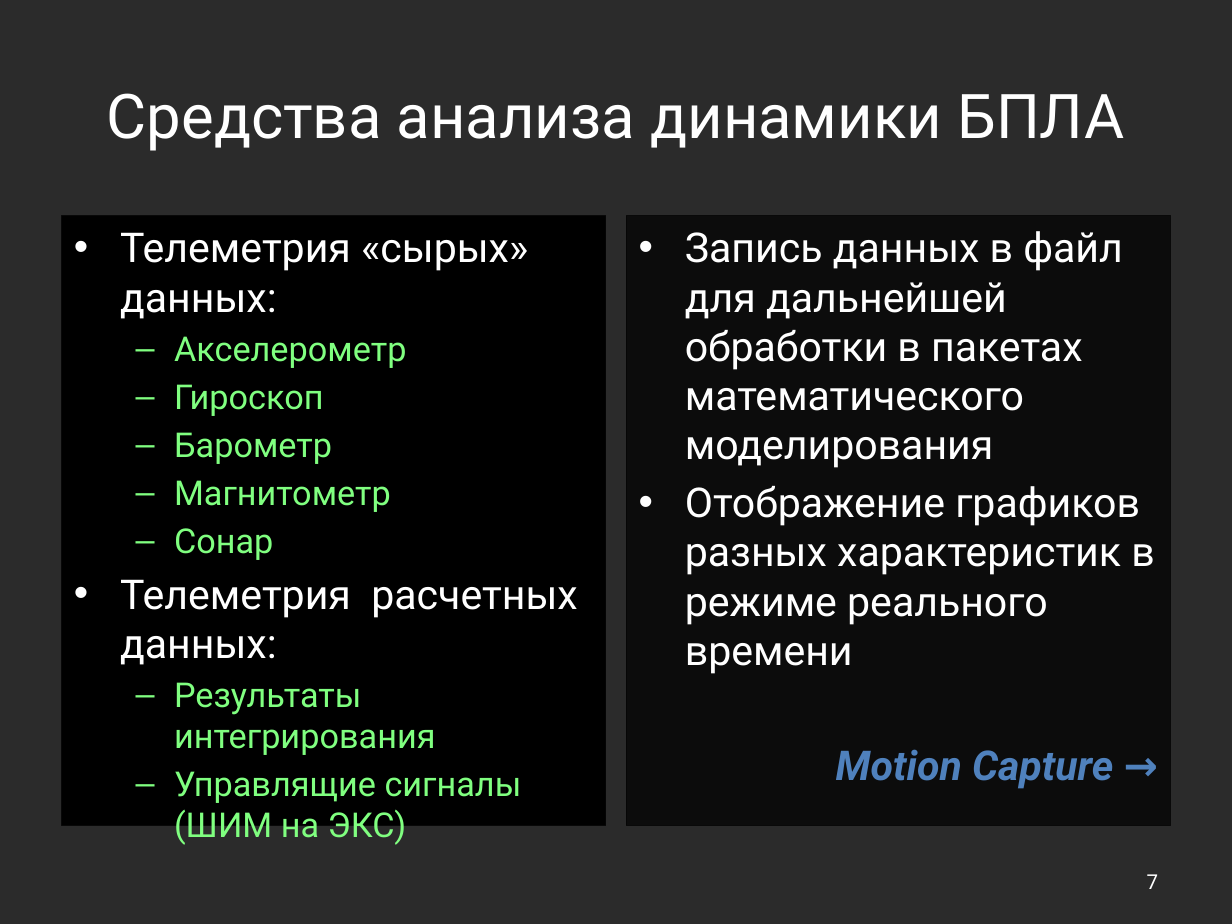
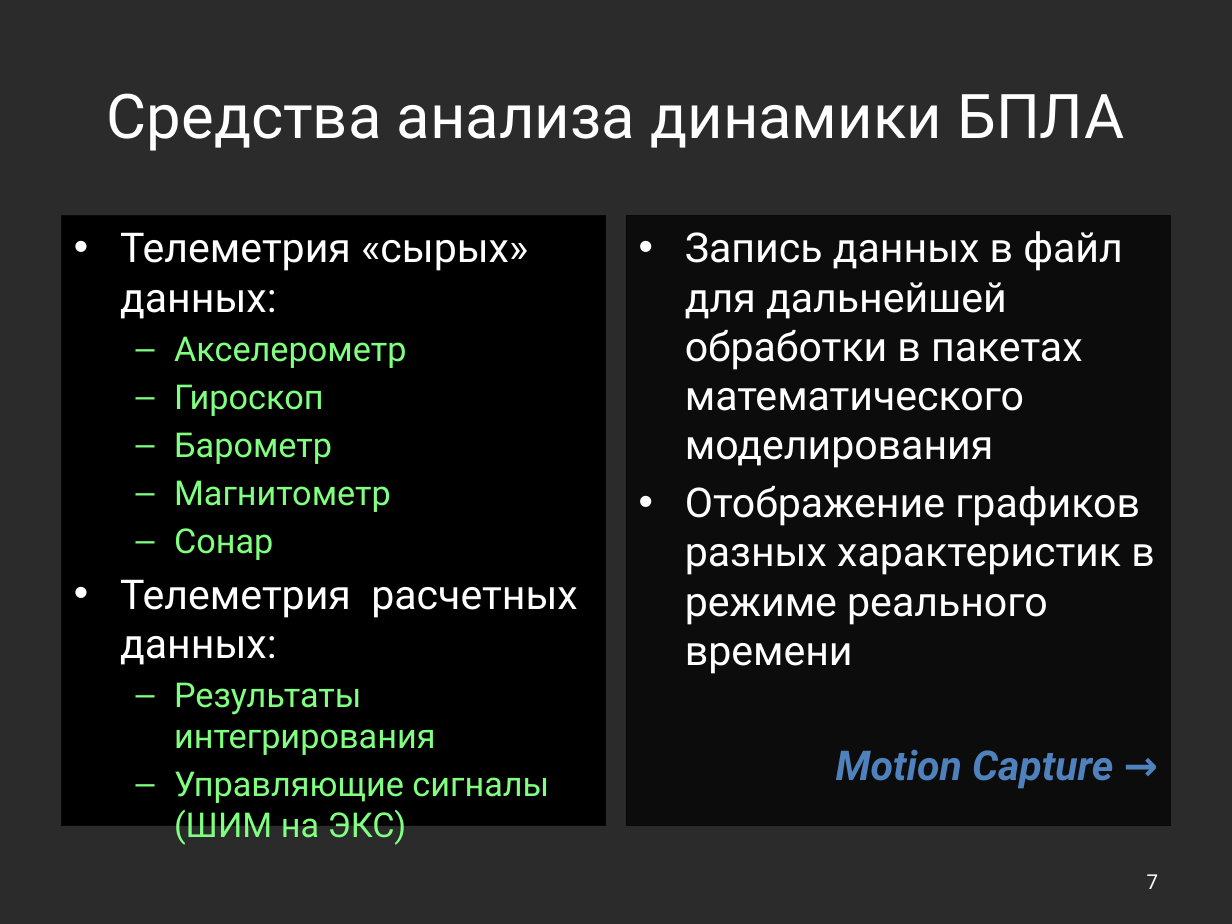
Before and after one commit to yaceq/quadro-xds, a slide deck: slide 7 of Docs/Medias2012.pptx. Drawn at 1232x924 pixels with LibreOffice and Linux fonts; fonts in the diff are those of the drawing; background and template pictures are left out; a plain dark background stands for a picture behind light text. Boxes give left, top, right and bottom in pixels: in the first picture for what was removed or moved away, otherwise in the second. Text is boxed around its words. In the diff, an @@ line names an element or a change of style, - is before the commit and + after.

```diff
--- a/Docs/Medias2012.pptx
+++ b/Docs/Medias2012.pptx
@@ text at (x1=174, y1=771, x2=549, y2=845): text changed @@
-  – Управлящие сигналы (ШИМ на ЭКС)
+  – Управляющие сигналы (ШИМ на ЭКС)
```
Also in this commit, not shown: 4 other slides changed, 2 other files.
